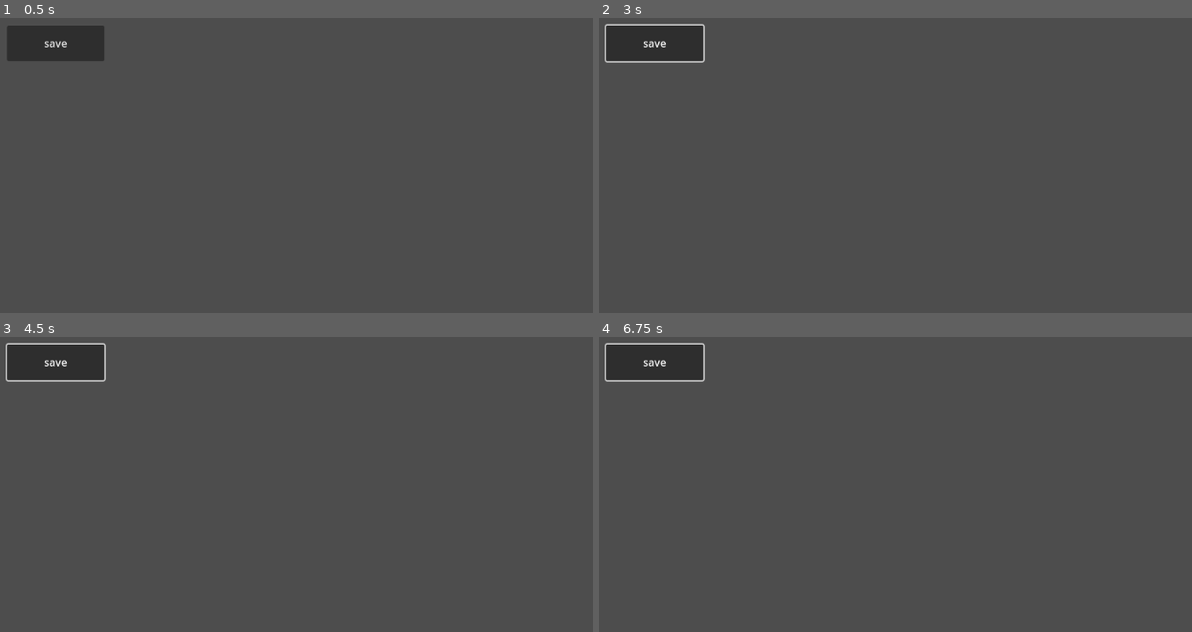
Above: before the commit, frames 1-4 (two rows, left to right).
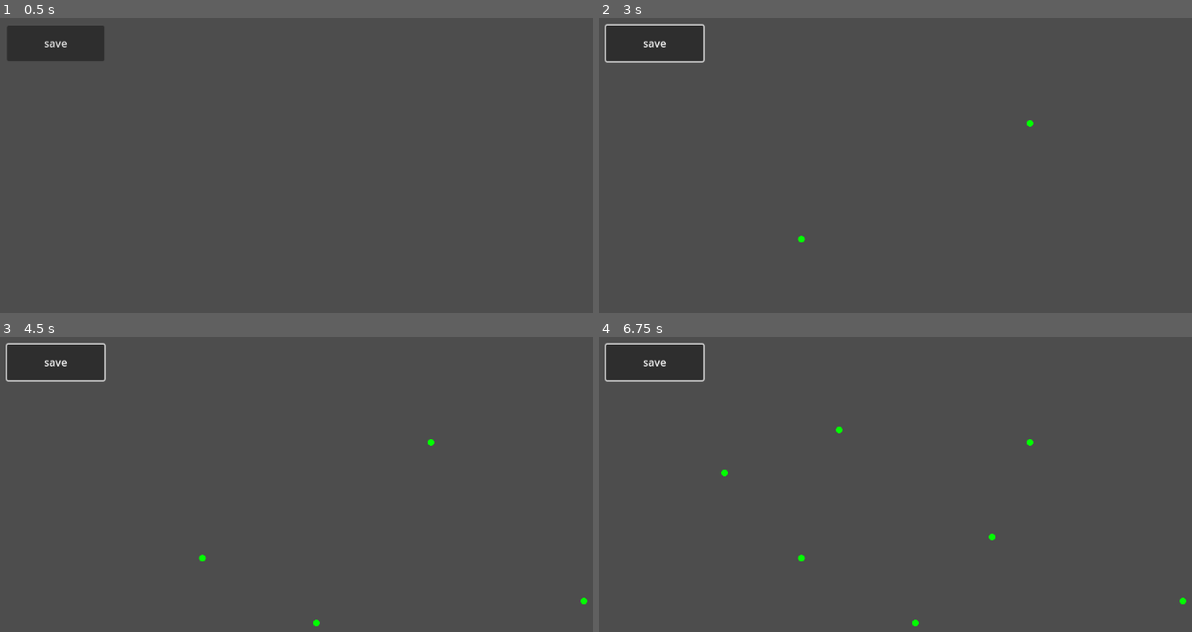
Above: after the commit, the same moments.

Repository: uprun/GRAIL-like
Game: Godot game, scene res://main.tscn
Two runs of this game, one before a commit and one after it. Both use one fixed random seed, a clock stepped at 60 frames per second and the inputs below.
Inputs (mouse positions are in pixels of both pictures, inside the frame that each line leads up to):
- Up to frame 1 (0.5 s): no input
- Up to frame 2 (3 s): tap Enter at 0.5 s; move the mouse to (1120, 197) at 0.52 s; click (1120, 197) at 0.67 s; click "save" at 1.25 s; move the mouse to (800, 239) at 2.02 s; click (800, 239) at 2.17 s; move the mouse to (1031, 124) at 2.77 s; click (1031, 124) at 2.92 s
- Up to frame 3 (4.5 s): move the mouse to (314, 623) at 3.52 s; click (314, 623) at 3.67 s; move the mouse to (581, 602) at 4.27 s; click (581, 602) at 4.42 s
- Up to frame 4 (6.75 s): move the mouse to (723, 472) at 5.02 s; click (723, 472) at 5.17 s; move the mouse to (990, 537) at 5.77 s; click (990, 537) at 5.92 s; move the mouse to (842, 428) at 6.52 s; click (842, 428) at 6.67 s

Frame 1 is identical in both runs. In frame 2, less than 0.1% of the frame differs, in the area x 33-74%, y 34-77%; in frame 3, less than 0.1%; in frame 4, 0.2%, in the area x 20-100%, y 30-99%.
Error before the commit: Parse Error: Expected indented block after "if" block. (res://main.gd:42)

Commit message:
2024-12-15--16h27m25s

Diff:
--- a/main.gd
+++ b/main.gd
@@ -40,7 +40,8 @@
 		var previous = null
 		for point in line:
 			if previous != null:
-			draw_line(sub.Start, point, Color.GREEN, width)
+				draw_line(previous, point, Color.GREEN, width)
+			previous = point
 
 var stored_symbols = []
 var all_sub_paths = []
